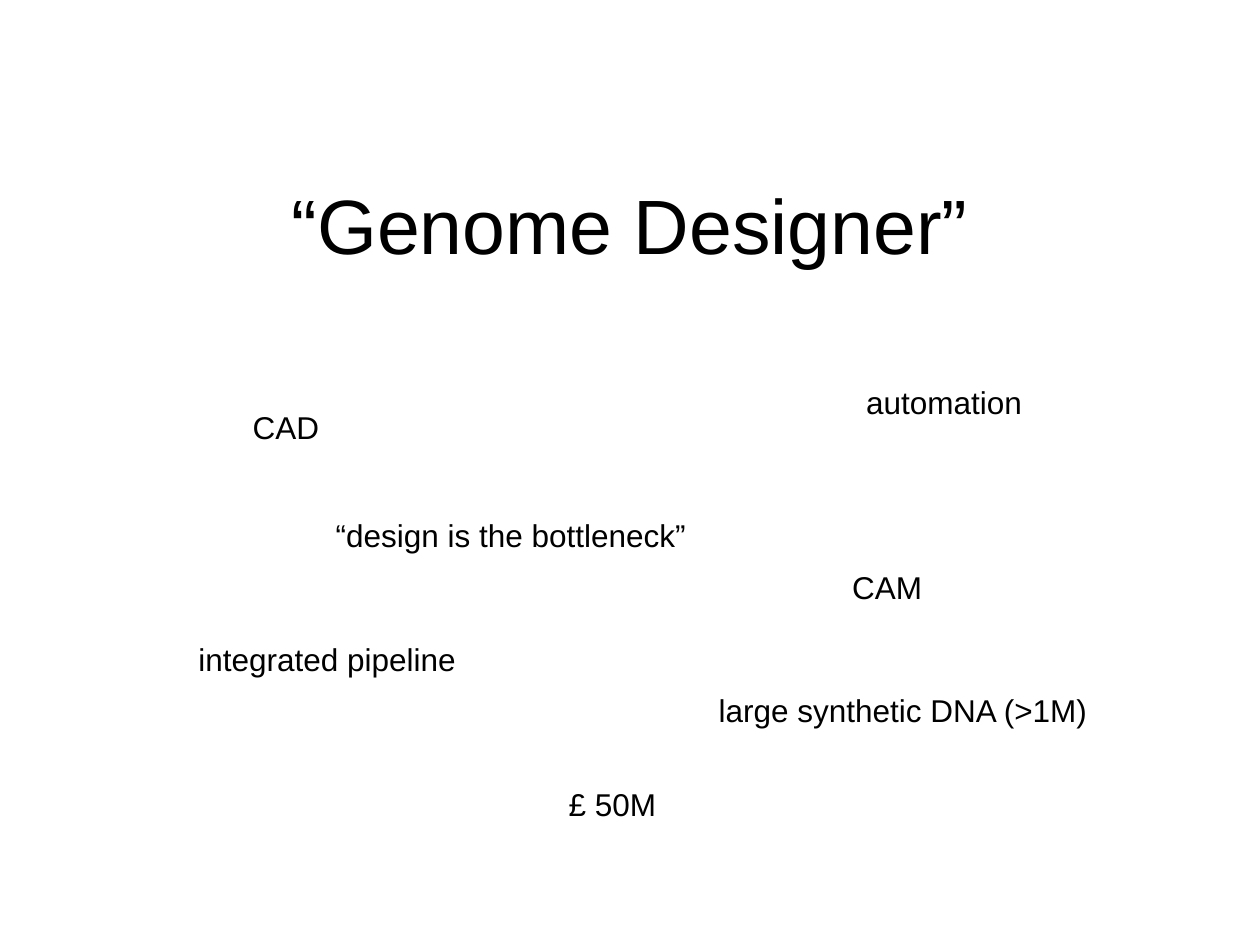
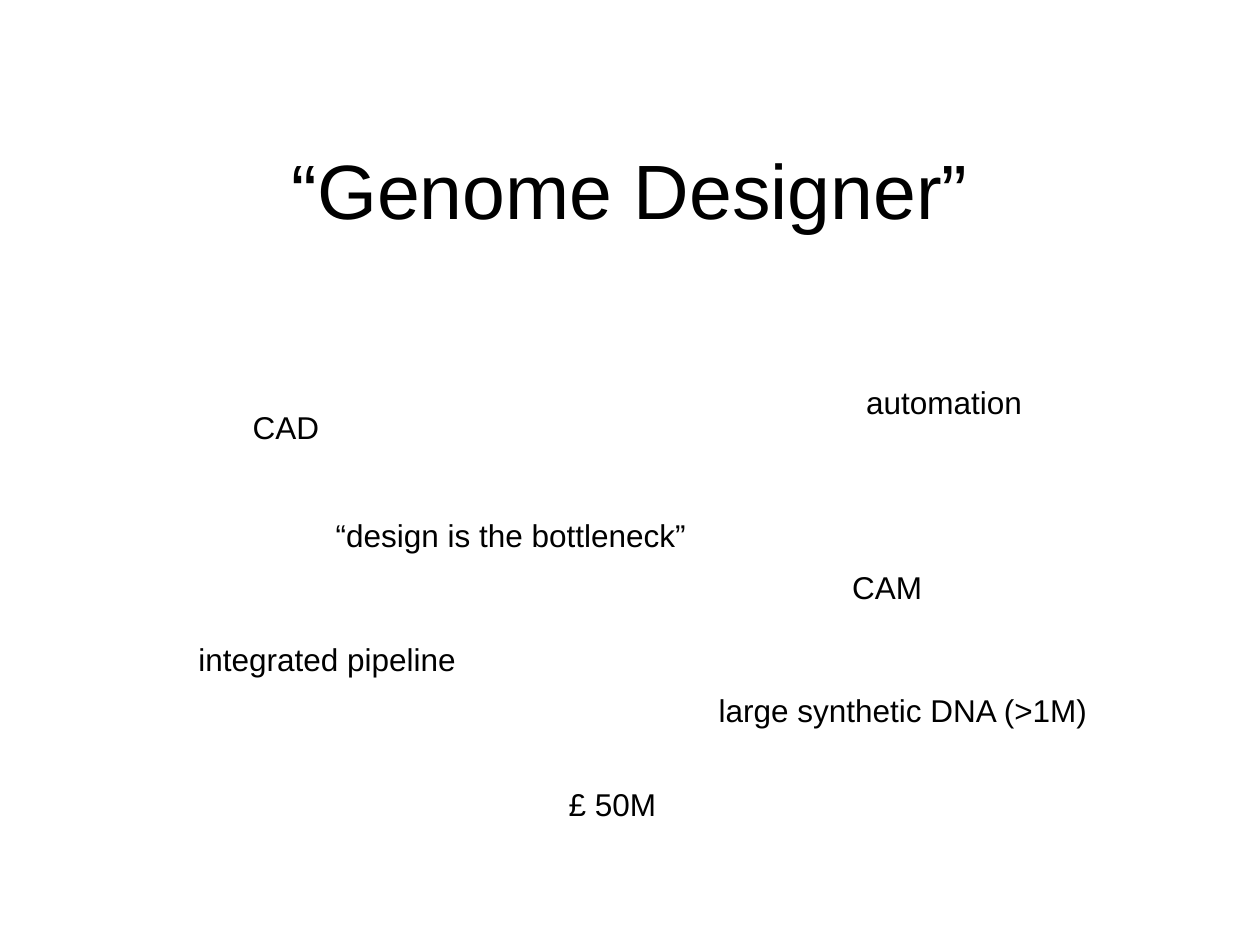
Before and after one commit to dchandran/researchcode, a slide deck: slide 1 of genomedesign/Presentation1.ppt. Drawn at 1260x945 pixels with LibreOffice and Linux fonts; fonts in the diff are those of the drawing. Boxes give left, top, right and bottom in pixels: in the first picture for what was removed or moved away, otherwise in the second. Text is boxed around its words. In the diff, an @@ line names an element or a change of style, - is before the commit and + after.

```diff
--- a/genomedesign/Presentation1.ppt
+++ b/genomedesign/Presentation1.ppt
@@ title "“Genome Designer”" moved from (x1=292, y1=198, x2=968, y2=269) to (x1=292, y1=163, x2=968, y2=234) @@
```
Also in this commit, not shown: 10 slides added, 8 slides removed.
